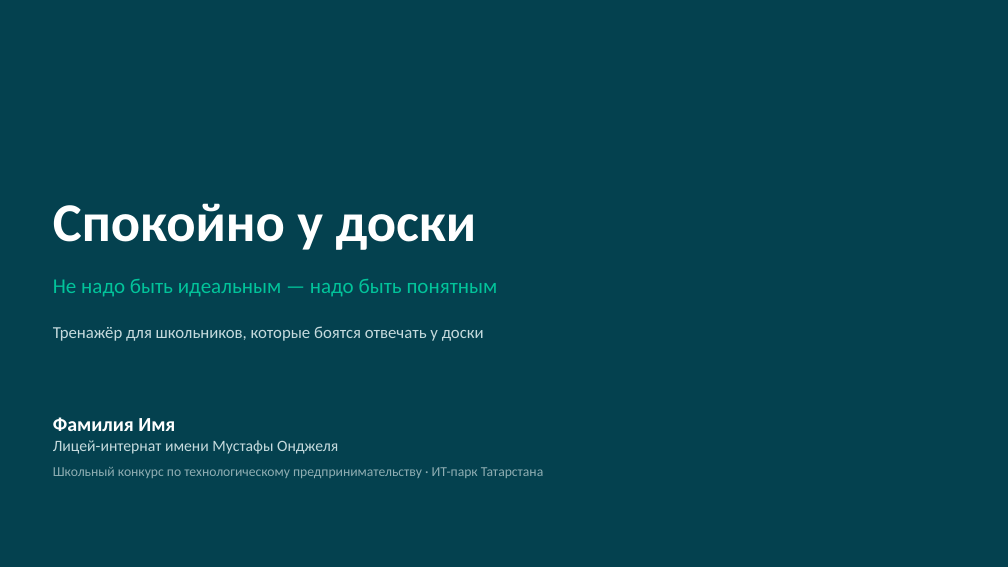
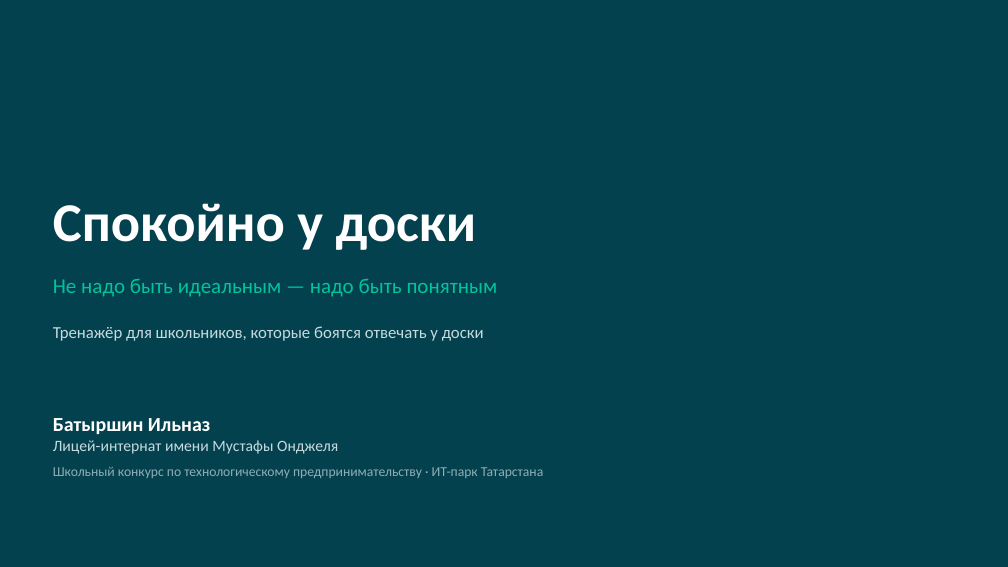
Before and after one commit to amirfazulen-byte/project, a slide deck: slide 1 of deck/Спокойно у доски.pptx. Drawn at 1008x567 pixels with LibreOffice and Linux fonts; fonts in the diff are those of the drawing. Boxes give left, top, right and bottom in pixels: in the first picture for what was removed or moved away, otherwise in the second. Text is boxed around its words. In the diff, an @@ line names an element or a change of style, - is before the commit and + after.

```diff
--- a/deck/Спокойно у доски.pptx
+++ b/deck/Спокойно у доски.pptx
@@ text at (53, 418, 210, 434): text changed @@
-Фамилия Имя
+Батыршин Ильназ
```
Also in this commit, not shown: 1 other slide changed, 1 other file.
